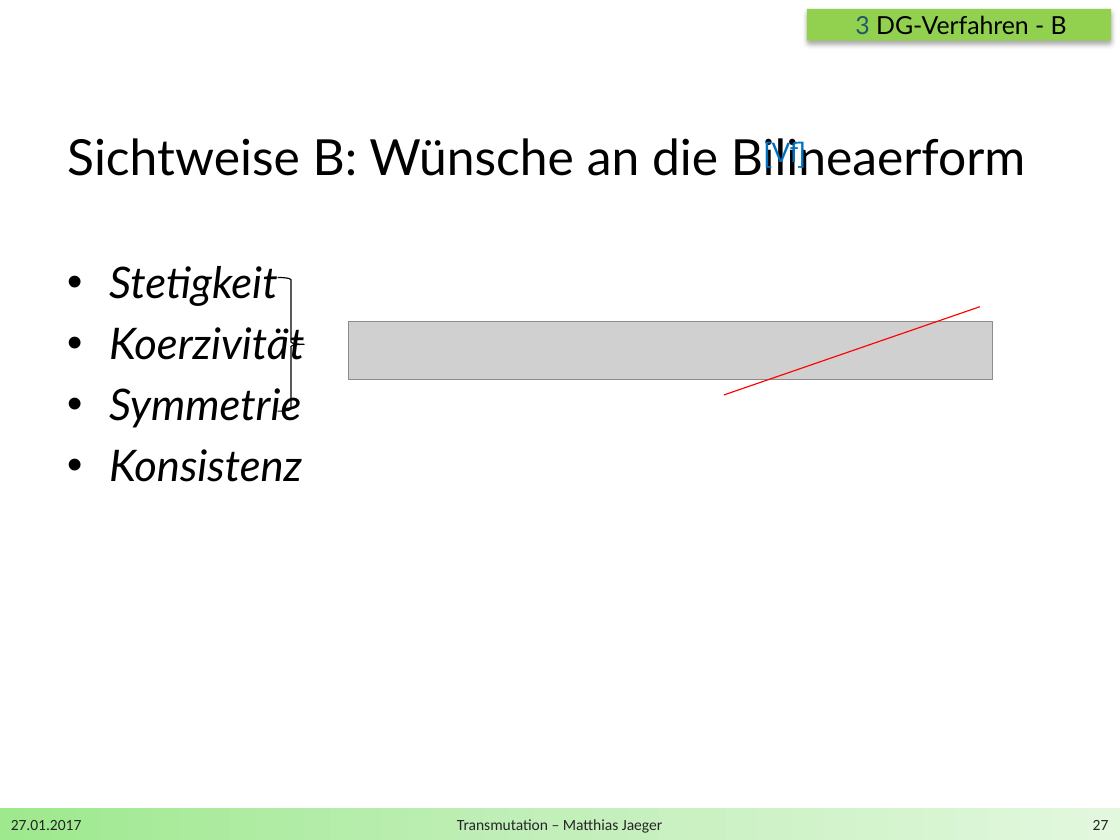
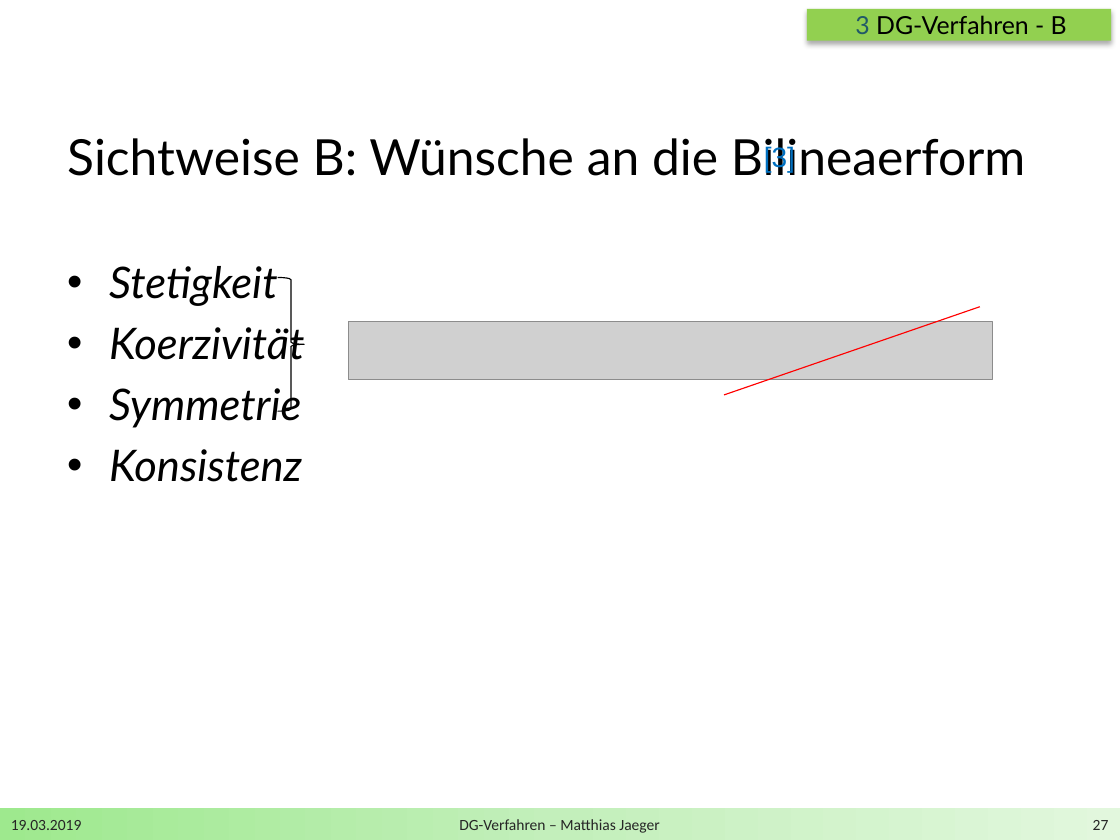
Before and after one commit to DerKleineGauss/Masterarbeit, a slide deck: slide 27 of Zwischenvortrag/Präsentation.pptx. Drawn at 1120x840 pixels with LibreOffice and Linux fonts; fonts in the diff are those of the drawing; grey boxes stand for pictures; background and template pictures are left out. Boxes give left, top, right and bottom in pixels: in the first picture for what was removed or moved away, otherwise in the second. Text is boxed around its words. In the diff, an @@ line names an element or a change of style, - is before the commit and + after.

```diff
--- a/Zwischenvortrag/Präsentation.pptx
+++ b/Zwischenvortrag/Präsentation.pptx
@@ text at (764,145,795,172): text changed @@
-[Vf]
+[3]
@@ text at (11,820,82,830): text changed @@
-27.01.2017
+19.03.2019
@@ text at (459,819,659,833): text changed @@
-Transmutation – Matthias Jaeger
+DG-Verfahren – Matthias Jaeger
```
Also in this commit, not shown: 34 other slides changed, 1 slide added, 1 slide removed, 15 other files.
